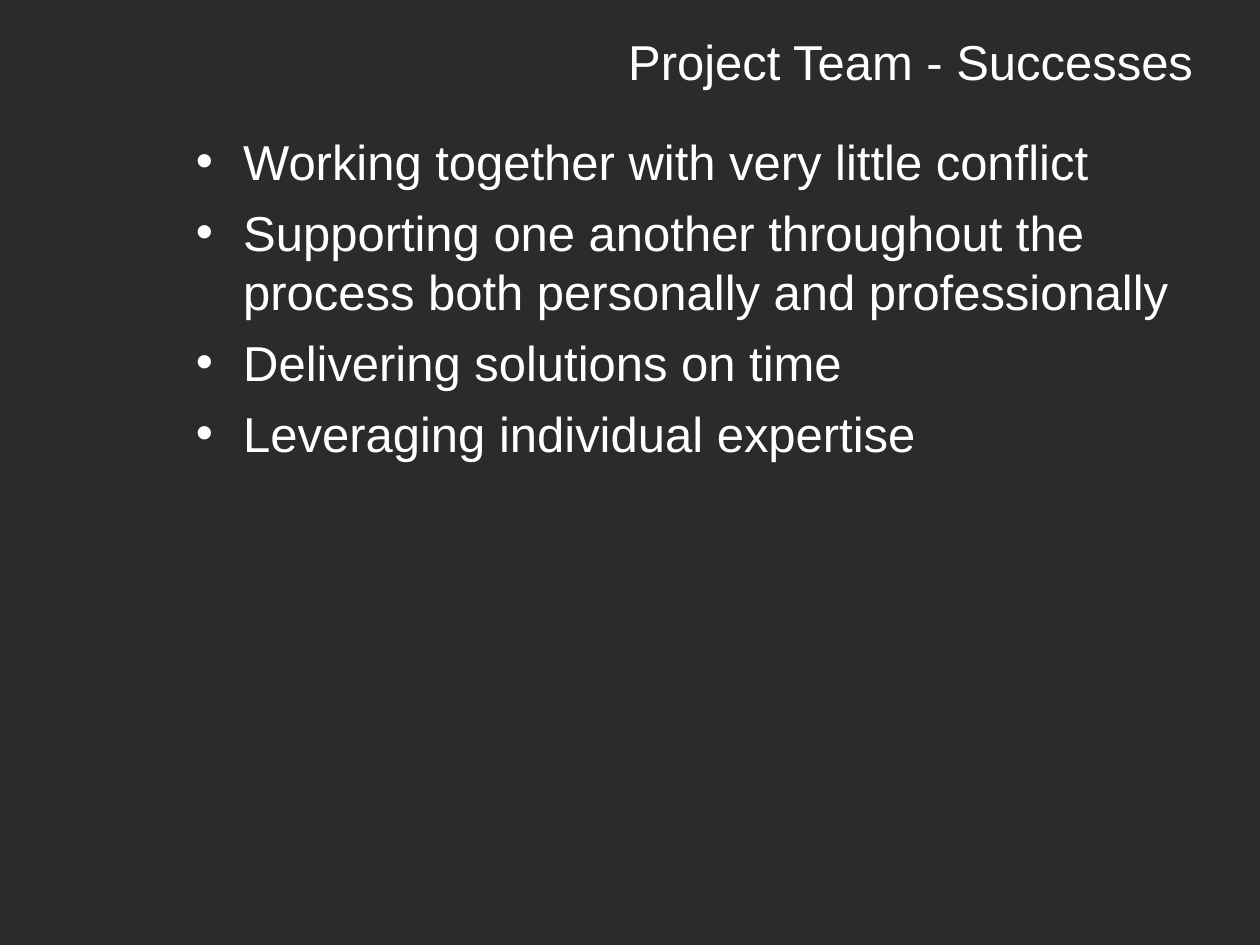
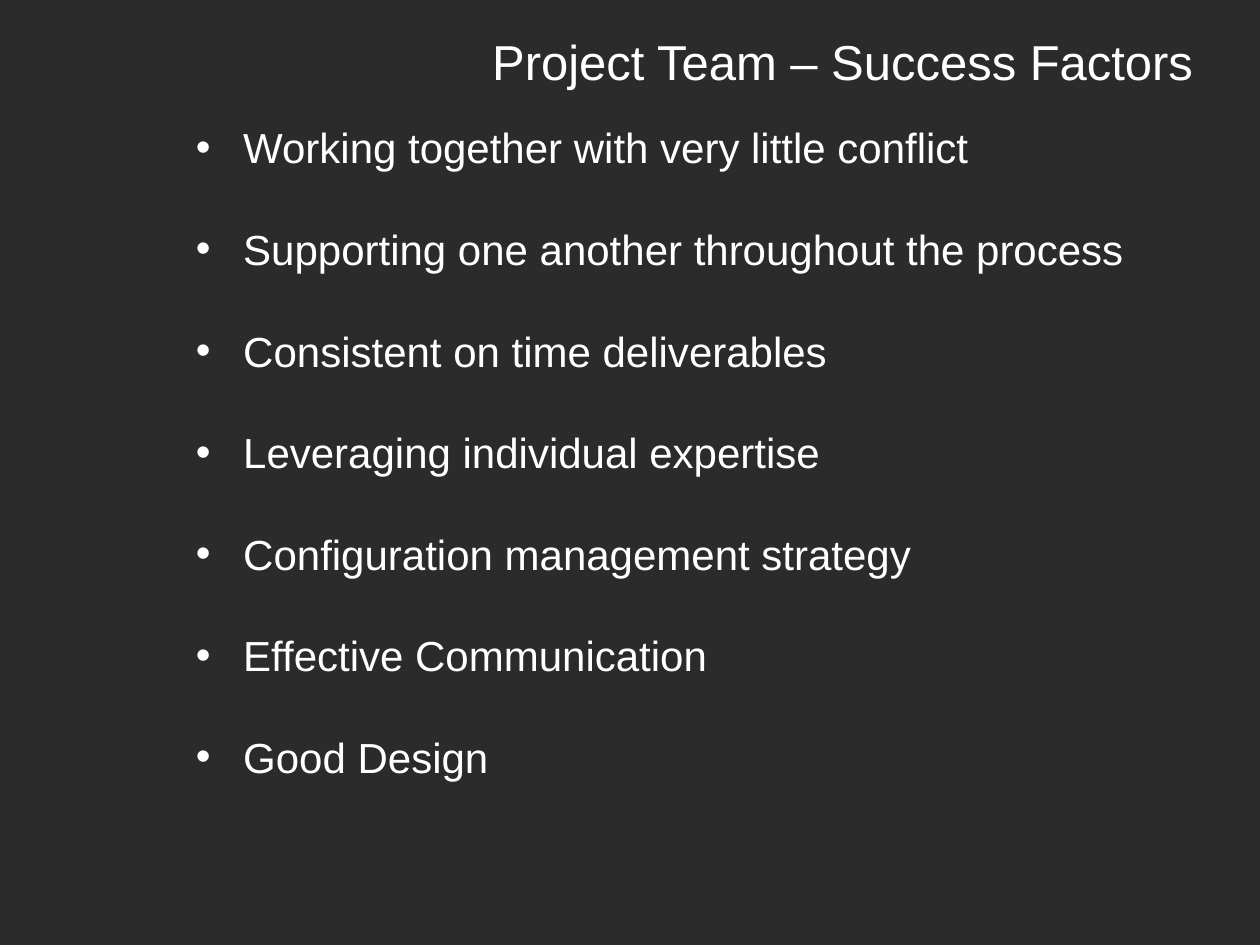
Before and after one commit to cchirag/easyx10, a slide deck: slide 28 of docs/HW/EasyX10 Project - CS673 - Fall 2008 v1.ppt (slide 34 before the commit). Drawn at 1260x945 pixels with LibreOffice and Linux fonts; fonts in the diff are those of the drawing; background and template pictures are left out; a plain dark background stands for a picture behind light text. Boxes give left, top, right and bottom in pixels: in the first picture for what was removed or moved away, otherwise in the second. Text is boxed around its words. In the diff, an @@ line names an element or a change of style, - is before the commit and + after.

```diff
--- a/docs/HW/EasyX10 Project - CS673 - Fall 2008 v1.ppt
+++ b/docs/HW/EasyX10 Project - CS673 - Fall 2008 v1.ppt
@@ title at (x1=492, y1=44, x2=1193, y2=90): text changed @@
-Project Team - Successes
+Project Team – Success Factors
@@ text at (x1=243, y1=132, x2=968, y2=477): size 28 to 24 pt in "Working together with very little conflict", "Leveraging individual expertise"; line spacing 1 to 0.8; less space between paragraphs @@
@@ text at (x1=243, y1=234, x2=1123, y2=368): text changed; size 28 to 24 pt @@
-• Supporting one another throughout the process both personally and professionally
-• Delivering solutions on time
+• Supporting one another throughout the process
+• Consistent on time deliverables
@@ text at (x1=243, y1=539, x2=910, y2=782): paragraphs added @@
+• Configuration management strategy
+• Effective Communication
+• Good Design
```
Also in this commit, not shown: 12 other slides changed, 4 slides added, 10 slides removed.
